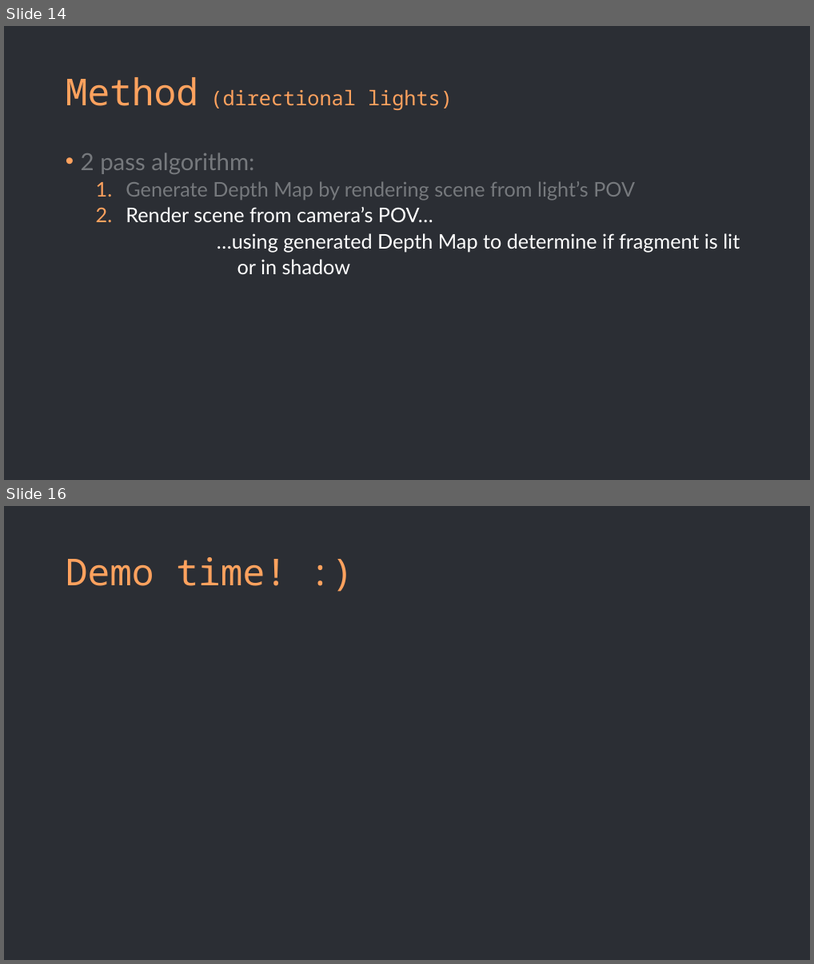
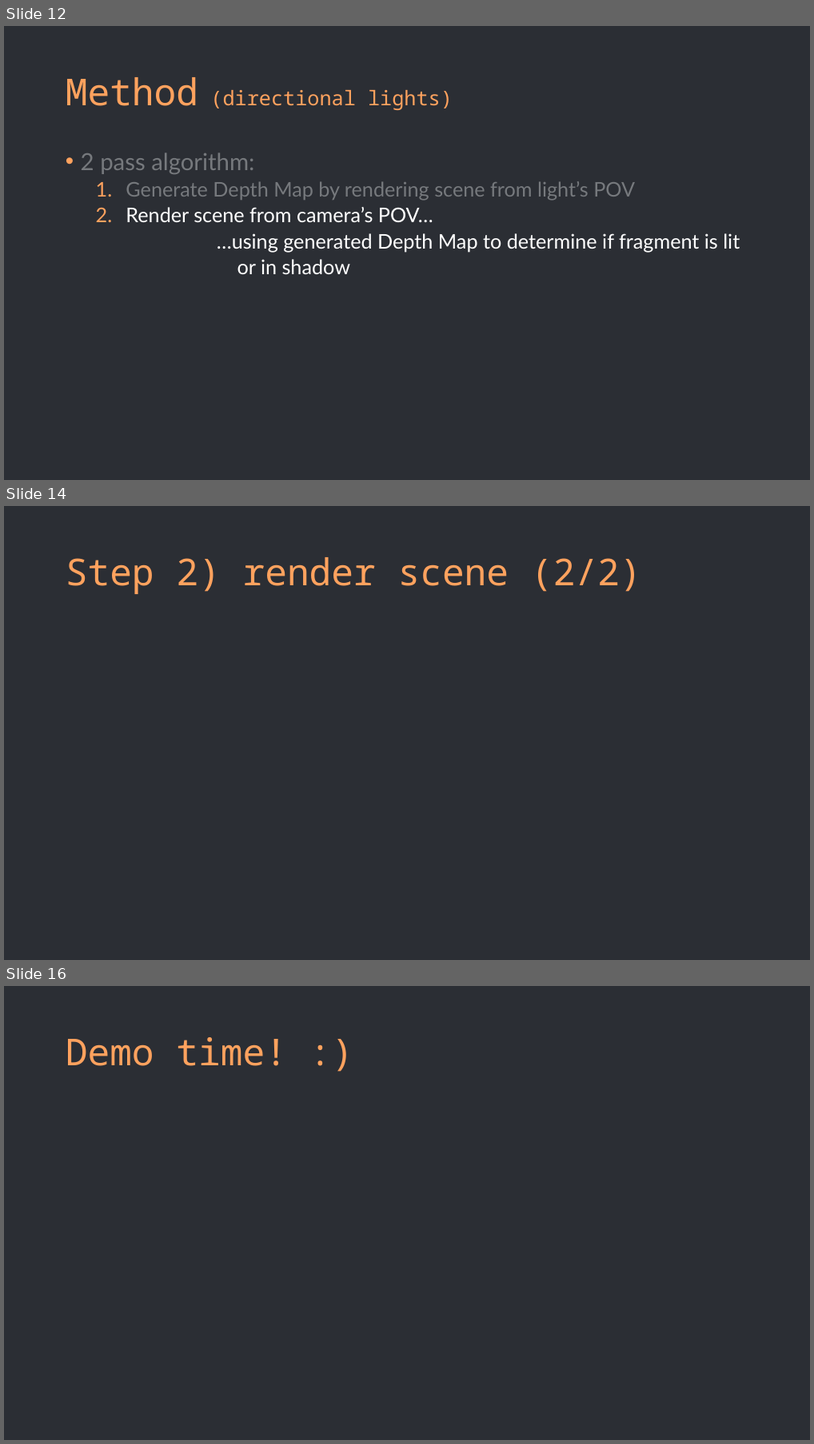
Before and after one commit to Alba-NR/ShadowMapping_TechTalk, a slide deck: slides/slides.pptx. Shown one above the other, each under a label of ours: slides 14 and 16 before the commit, slides 12, 14 and 16 after it; the slides between them are not shown. The pictures are 814x964 and 814x1444 pixels, drawn with LibreOffice and Linux fonts; fonts in the diff are those of the drawing; grey boxes stand for pictures. Boxes give left, top, right and bottom in pixels: in the first picture for what was removed or moved away, otherwise in the second. Text is boxed around its words. In the diff, an @@ line names an element or a change of style, - is before the commit and + after.

```diff
--- a/slides/slides.pptx
+++ b/slides/slides.pptx
@@ slide 14 added at (4,506,810,960), background #2B2E34 @@
@@ title added at (66,557,642,594), 44 pt, text #FFA25E @@
+Step 2) render scene (2/2)
@@ what was slide 14 is now slide 12 @@
```
Also in this commit, not shown: 3 slides changed, 1 other slide added, 2 slides removed.
